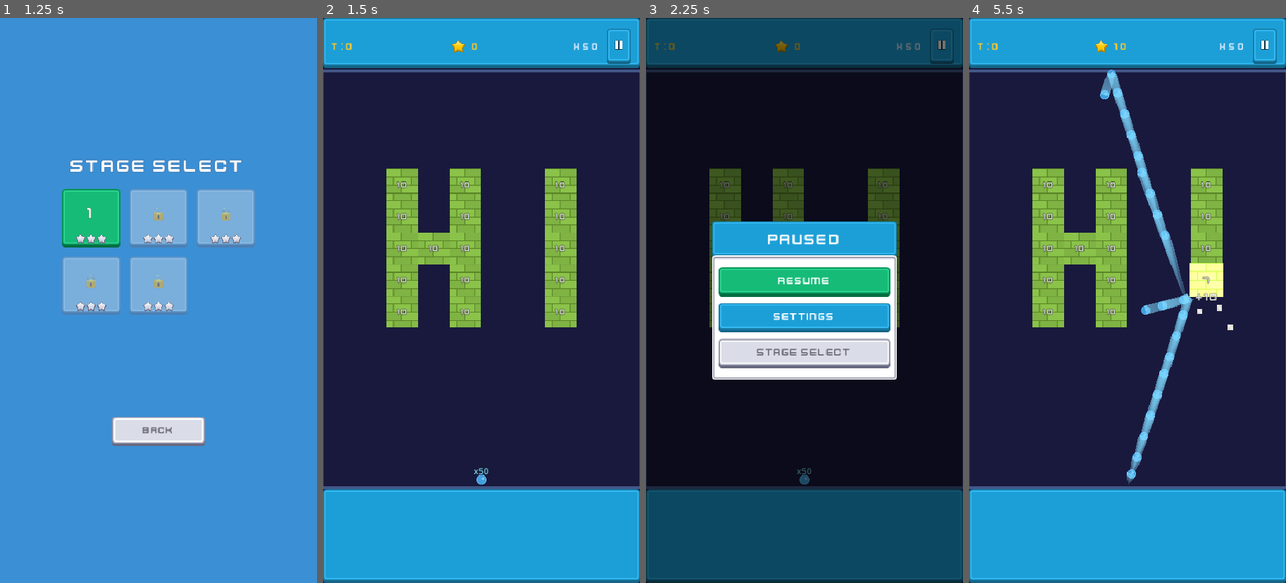
Above: before the commit, frames 1-4 (left to right).
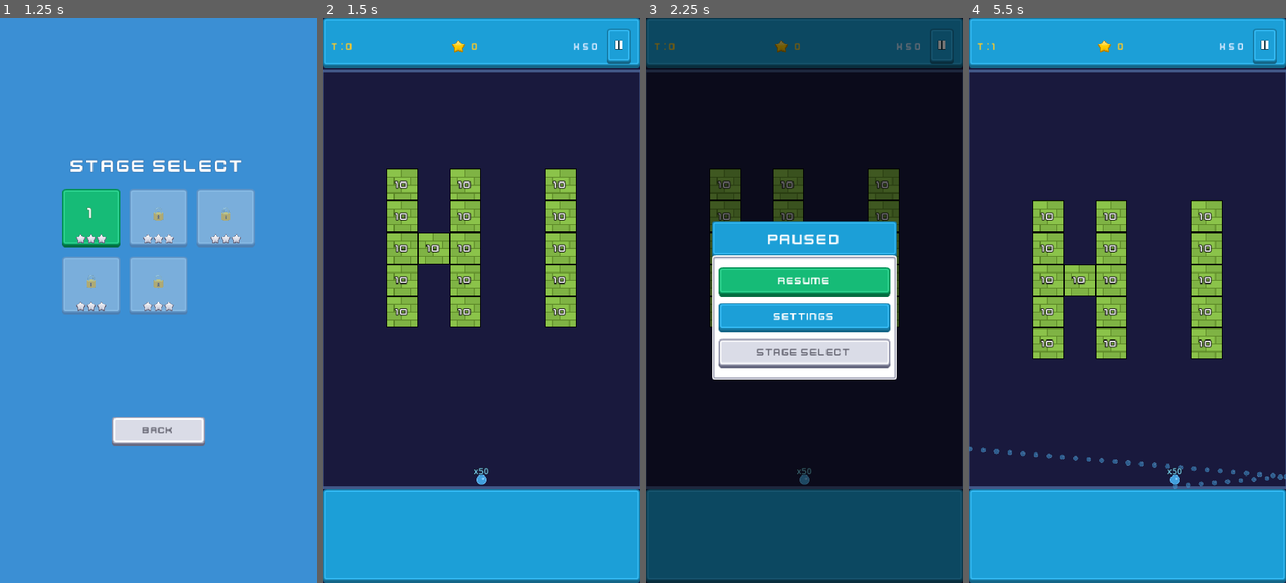
Above: after the commit, the same moments.

Repository: kenny-0114/brick-breaker
Game: Godot game, scene res://scenes/title_screen.tscn
The game is run twice, just before and just after one commit, with the same random seed, the same clock (stepped at 60 frames per second) and the same inputs.
Inputs (mouse positions are in pixels of both pictures, inside the frame that each line leads up to):
- Up to frame 1 (1.25 s): click "PLAY" at 0.5 s
- Up to frame 2 (1.5 s): click (414, 215) at 1.25 s
- Up to frame 3 (2.25 s): click (940, 46) at 2 s
- Up to frame 4 (5.5 s): click "Resume" at 2.75 s; tap Enter at 3.5 s; move the mouse to (1197, 272) at 3.52 s; click (1197, 272) at 3.67 s; click (1257, 537) at 4.27 s; drag from (1064, 328) to (1127, 492) at 5.02 s

Frame 1 is identical in both runs. In frame 2, 2.4% of the frame differs, in the area x 20-80%, y 26-55%; in frame 3, 0.6%; in frame 4, 10%, in the area x 0-100%, y 4-84%.

Commit message:
추가: 벽돌 아웃라인, HP 동적 폰트, 공 전체 회수 버튼
- 사각형 벽돌에 검은 아웃라인 추가 (OUTLINE_SHRINK 0.95)
- 삼각형 벽돌 테두리도 검은색으로 통일
- HP 라벨 폰트 16으로 확대, 3자리 이상 시 동적 축소
- 하단 UI에 공 전체 회수 버튼 추가 (FIRING/WAITING 시 노출)
- 회수 버튼 아이콘 PNG 에셋 추가

Co-Authored-By: Claude Opus 4.6 (1M context) <noreply@anthropic.com>

Diff:
--- a/scenes/objects/brick.tscn
+++ b/scenes/objects/brick.tscn
@@ -30,10 +30,10 @@
 grow_horizontal = 2
 grow_vertical = 2
 theme_override_fonts/font = ExtResource("3_font")
-theme_override_font_sizes/font_size = 12
+theme_override_font_sizes/font_size = 16
 theme_override_colors/font_color = Color(1, 1, 1, 1)
 theme_override_colors/font_outline_color = Color(0, 0, 0, 1)
-theme_override_constants/outline_size = 3
+theme_override_constants/outline_size = 5
 text = "1"
 horizontal_alignment = 1
 vertical_alignment = 1
--- a/scenes/turn_game_scene.tscn
+++ b/scenes/turn_game_scene.tscn
@@ -15,6 +15,7 @@
 [ext_resource type="Texture2D" path="res://assets/images/ui/star.png" id="14_star"]
 [ext_resource type="Texture2D" path="res://assets/images/ui/icon_pause.png" id="15_icon_pause"]
 [ext_resource type="PackedScene" path="res://scenes/ui/speed_indicator.tscn" id="17_speed_indicator"]
+[ext_resource type="Texture2D" path="res://assets/images/ui/icon_recall.png" id="18_recall_icon"]
 
 [sub_resource type="RectangleShape2D" id="wall_h"]
 size = Vector2(480, 20)
@@ -256,6 +257,20 @@
 grow_vertical = 0
 theme_override_styles/panel = SubResource("hud_style")
 
+[node name="BottomHBox" type="HBoxContainer" parent="HUD/BottomPanel"]
+layout_mode = 1
+anchor_left = 1.0
+anchor_top = 0.5
+anchor_right = 1.0
+anchor_bottom = 0.5
+offset_left = -76.0
+offset_top = -28.0
+offset_right = -14.0
+offset_bottom = 28.0
+grow_horizontal = 0
+grow_vertical = 2
+alignment = 2
+
 [node name="PauseMenu" type="CanvasLayer" parent="." unique_id=297926061]
 process_mode = 3
 script = ExtResource("3_pause")
@@ -360,6 +375,33 @@
 
 [node name="SpeedIndicator" parent="." instance=ExtResource("17_speed_indicator")]
 
+[node name="RecallButton" type="Button" parent="HUD/BottomPanel/BottomHBox"]
+custom_minimum_size = Vector2(56, 56)
+layout_mode = 2
+theme_override_styles/normal = SubResource("btn_blue")
+theme_override_styles/pressed = SubResource("btn_blue")
+theme_override_styles/hover = SubResource("btn_blue")
+theme_override_styles/focus = SubResource("btn_focus")
+text = ""
+
+[node name="Icon" type="TextureRect" parent="HUD/BottomPanel/BottomHBox/RecallButton"]
+layout_mode = 1
+anchors_preset = 8
+anchor_left = 0.5
+anchor_top = 0.5
+anchor_right = 0.5
+anchor_bottom = 0.5
+offset_left = -18.0
+offset_top = -18.0
+offset_right = 18.0
+offset_bottom = 18.0
+grow_horizontal = 2
+grow_vertical = 2
+texture = ExtResource("18_recall_icon")
+expand_mode = 1
+stretch_mode = 5
+mouse_filter = 2
+
 [node name="GameOverMenu" parent="." instance=ExtResource("4_gameover_scene")]
 
 [connection signal="pressed" from="HUD/MarginContainer/HBoxContainer/PauseButton" to="HUD" method="_on_pause_pressed"]
--- a/scripts/objects/brick.gd
+++ b/scripts/objects/brick.gd
@@ -48,6 +48,7 @@
 const TILE_SIZE := 70.0
 const ITEM_BOX_TEXTURE := preload("res://assets/images/items/item_box_frame.png")
 const MISSILE_ICON_TEXTURE := preload("res://assets/images/items/missile/spaceMissiles_007.png")
+const OUTLINE_SHRINK := 0.95
 
 var hp: int = 1
 var _is_destroyed := false
@@ -65,6 +66,8 @@
 func setup(brick_hp: int, cell_size: Vector2) -> void:
 	hp = brick_hp
 	_is_triangle = false
+	_add_outline(cell_size)
+	sprite.scale *= OUTLINE_SHRINK
 	if hp == -1:
 		_update_texture("grey")
 		hp_label.visible = false
@@ -93,10 +96,10 @@
 	for v: Vector2 in base_verts:
 		verts.append(Vector2(v.x * hw, v.y * hh))
 
-	# 테두리 Polygon2D (줄눈 색상, 풀사이즈)
+	# 테두리 Polygon2D (검은 아웃라인, 풀사이즈)
 	_border_polygon = Polygon2D.new()
 	_border_polygon.polygon = verts
-	_border_polygon.color = MORTAR_COLORS["green"]
+	_border_polygon.color = Color.BLACK
 	add_child(_border_polygon)
 
 	# 메인 Polygon2D (텍스처 매핑, 약간 안쪽으로 축소)
@@ -108,7 +111,7 @@
 	var inner_verts: PackedVector2Array = PackedVector2Array()
 	var uvs: PackedVector2Array = PackedVector2Array()
 	for v in verts:
-		var shrunk := centroid + (v - centroid) * 0.92
+		var shrunk := centroid + (v - centroid) * OUTLINE_SHRINK
 		inner_verts.append(shrunk)
 		# 꼭짓점 위치를 텍스처 좌표로 변환한다.
 		uvs.append(Vector2(
@@ -196,18 +199,33 @@
 		sprite.texture = TEXTURES[color_key]
 
 
-# 삼각형 벽돌 텍스처와 줄눈 색상을 교체한다.
+# 삼각형 벽돌 텍스처를 교체한다. 아웃라인은 항상 검은색을 유지한다.
 func _update_triangle_color(color_key: String) -> void:
 	if _polygon and TEXTURES.has(color_key):
 		_polygon.texture = TEXTURES[color_key]
-	if _border_polygon and MORTAR_COLORS.has(color_key):
-		_border_polygon.color = MORTAR_COLORS[color_key]
-
-
-# HP 라벨을 갱신한다.
+
+
+# HP 라벨을 갱신한다. 블럭 타입과 자릿수에 따라 폰트 크기를 동적 조정한다.
 func _update_hp_label() -> void:
 	if hp_label:
 		hp_label.text = str(hp)
+		var is_three_digit := hp >= 100
+		if _is_triangle:
+			hp_label.add_theme_font_size_override("font_size", 11 if is_three_digit else 13)
+			hp_label.add_theme_constant_override("outline_size", 3 if is_three_digit else 4)
+		else:
+			hp_label.add_theme_font_size_override("font_size", 13 if is_three_digit else 16)
+			hp_label.add_theme_constant_override("outline_size", 4 if is_three_digit else 5)
+
+
+# 사각형 벽돌 뒤에 검은 아웃라인 배경을 추가한다.
+func _add_outline(cell_size: Vector2) -> void:
+	var outline := ColorRect.new()
+	outline.color = Color.BLACK
+	outline.size = cell_size
+	outline.position = -cell_size / 2.0
+	add_child(outline)
+	move_child(outline, 0)
 
 
 # 피격 시 플래시 + 스케일 펀치 효과를 재생한다.
@@ -238,7 +256,7 @@
 	# 일반 벽돌 스프라이트를 아이템 상자 프레임으로 교체한다.
 	sprite.texture = ITEM_BOX_TEXTURE
 	var tex_size: Vector2 = ITEM_BOX_TEXTURE.get_size()
-	sprite.scale = Vector2(cell_size.x / tex_size.x, cell_size.y / tex_size.y)
+	sprite.scale = Vector2(cell_size.x / tex_size.x, cell_size.y / tex_size.y) * OUTLINE_SHRINK
 
 	# 미사일 아이콘을 45도 기울여서 중앙에 배치한다.
 	var icon := Sprite2D.new()
--- a/scripts/turn_game_scene.gd
+++ b/scripts/turn_game_scene.gd
@@ -45,6 +45,9 @@
 @onready var game_over_menu := $GameOverMenu
 @onready var shooter_container: Node2D = $ShooterContainer
 @onready var speed_indicator := $SpeedIndicator
+@onready var recall_button: Button = $HUD/BottomPanel/BottomHBox/RecallButton
+
+var _recall_tween: Tween = null
 
 
 func _ready() -> void:
@@ -53,6 +56,9 @@
 	floor_zone.body_entered.connect(_on_floor_body_entered)
 	launcher.all_balls_fired.connect(_on_all_balls_fired)
 	launcher.aiming_ended.connect(_on_aiming_ended)
+	recall_button.pressed.connect(_on_recall_pressed)
+	recall_button.visible = false
+	recall_button.modulate.a = 0.0
 	# 안전 타이머: 공이 끼였을 때 강제 회수
 	_stuck_timer = Timer.new()
 	_stuck_timer.wait_time = 15.0
@@ -193,6 +199,7 @@
 func _on_aiming_ended() -> void:
 	_state = State.FIRING
 	_hide_launch_indicator()
+	_show_recall_button()
 
 
 # Launcher가 모든 공을 발사 완료했을 때 호출된다.
@@ -244,6 +251,7 @@
 	_state = State.TURN_END
 	Engine.time_scale = 1.0
 	speed_indicator.show_speed(1.0)
+	_hide_recall_button()
 	_stuck_timer.stop()
 	GameManager.advance_turn()
 
@@ -401,6 +409,37 @@
 	await get_tree().process_frame
 	if _state == State.WAITING or _state == State.FIRING:
 		_end_turn()
+
+
+# 회수 버튼을 눌렀을 때 호출된다. FIRING/WAITING 모두 허용한다.
+func _on_recall_pressed() -> void:
+	if _state == State.FIRING or _state == State.WAITING:
+		_hide_recall_button()
+		_recall_all_balls()
+
+
+# 회수 버튼을 페이드인한다.
+func _show_recall_button() -> void:
+	if recall_button.visible and recall_button.modulate.a >= 1.0:
+		return
+	recall_button.visible = true
+	recall_button.modulate.a = 0.0
+	if _recall_tween and _recall_tween.is_valid():
+		_recall_tween.kill()
+	_recall_tween = create_tween()
+	_recall_tween.tween_property(recall_button, "modulate:a", 1.0, 0.3)
+
+
+# 회수 버튼을 페이드아웃한다.
+func _hide_recall_button() -> void:
+	if not recall_button.visible:
+		return
+	recall_button.scale = Vector2.ONE
+	if _recall_tween and _recall_tween.is_valid():
+		_recall_tween.kill()
+	_recall_tween = create_tween()
+	_recall_tween.tween_property(recall_button, "modulate:a", 0.0, 0.3)
+	_recall_tween.tween_callback(func(): recall_button.visible = false)
 
 
 # 공 아이템 수집 시 호출된다.
Binary file added: assets/images/ui/icon_recall.png
Not shown, added: assets/images/ui/icon_recall.png.import
